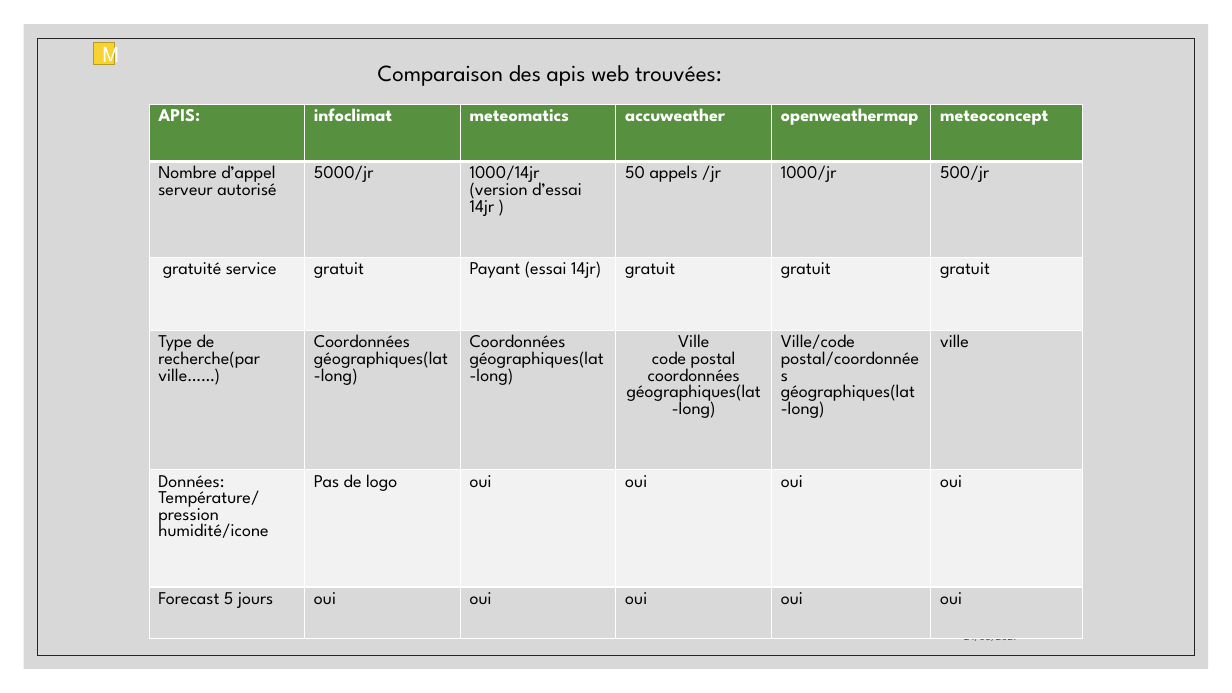
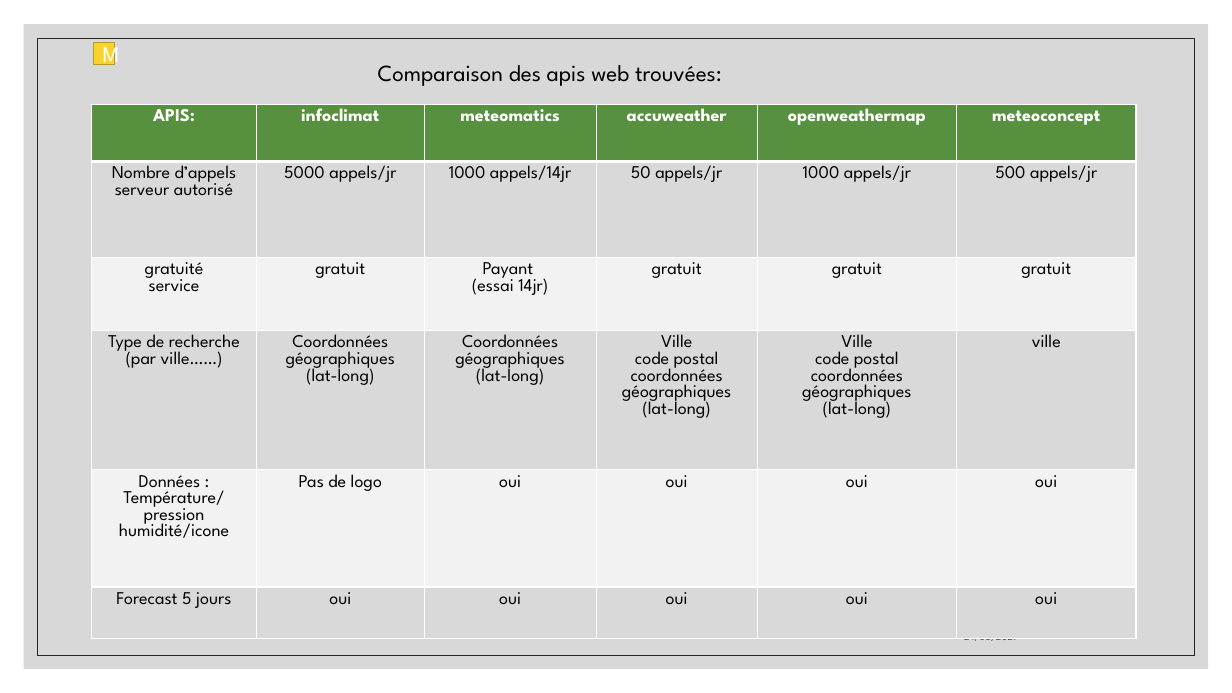
Before and after one commit to aiekick/ProjectStationMeteo, a slide deck: slide 14 of doc/StationMeteo_Soutenance_Stephane.pptx. Drawn at 1232x693 pixels with LibreOffice and Linux fonts; fonts in the diff are those of the drawing. Boxes give left, top, right and bottom in pixels: in the first picture for what was removed or moved away, otherwise in the second. Text is boxed around its words. In the diff, an @@ line names an element or a change of style, - is before the commit and + after.

```diff
--- a/doc/StationMeteo_Soutenance_Stephane.pptx
+++ b/doc/StationMeteo_Soutenance_Stephane.pptx
@@ table at [91,104,1137,639] @@
-row 2: Nombre d’appel serveur autorisé | 5000/jr | 1000/14jr / (version d’essai 14jr ) | 50 appels /jr | 1000/jr | 500/jr
+row 2: Nombre d’appels serveur autorisé | 5000 appels/jr | 1000 appels/14jr | 50 appels/jr | 1000 appels/jr | 500 appels/jr
-row 3, column 1: gratuité service
+row 3, column 1: gratuité / service
-row 3, column 3: Payant (essai 14jr)
+row 3, column 3: Payant / (essai 14jr)
-row 4: Type de recherche(par ville……) | Coordonnées géographiques(lat-long) | Coordonnées géographiques(lat-long) | Ville / code postal / coordonnées géographiques(lat-long) | Ville/code postal/coordonnées géographiques(lat-long) | ville
+row 4: Type de recherche / (par ville……) | Coordonnées géographiques / (lat-long) | Coordonnées géographiques / (lat-long) | Ville / code postal / coordonnées géographiques / (lat-long) | Ville / code postal / coordonnées géographiques / (lat-long) | ville
-row 5, column 1: Données: / Température/pression humidité/icone
+row 5, column 1: Données : / Température/pression humidité/icone
@@ alignment left to centre @@
@@ table: place and size @@
-table at [149,104,1081,639]
+table at [91,104,1137,639]
```
Also in this commit, not shown: 14 other slides changed, 1 slide removed.
